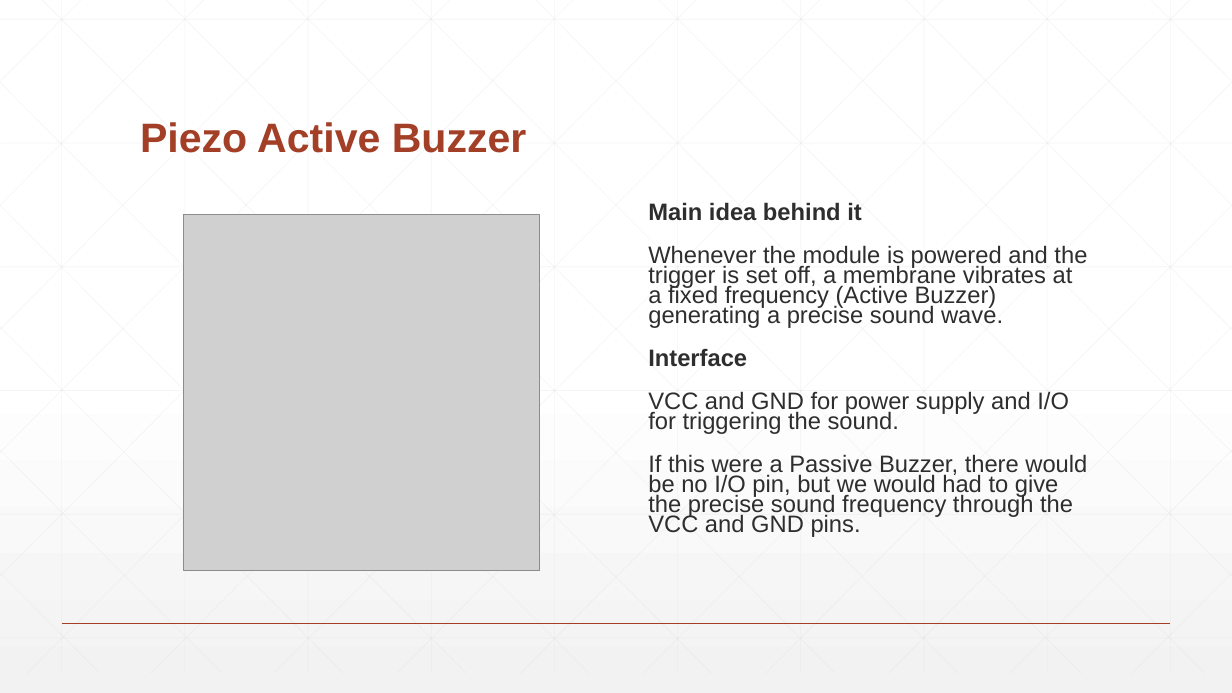
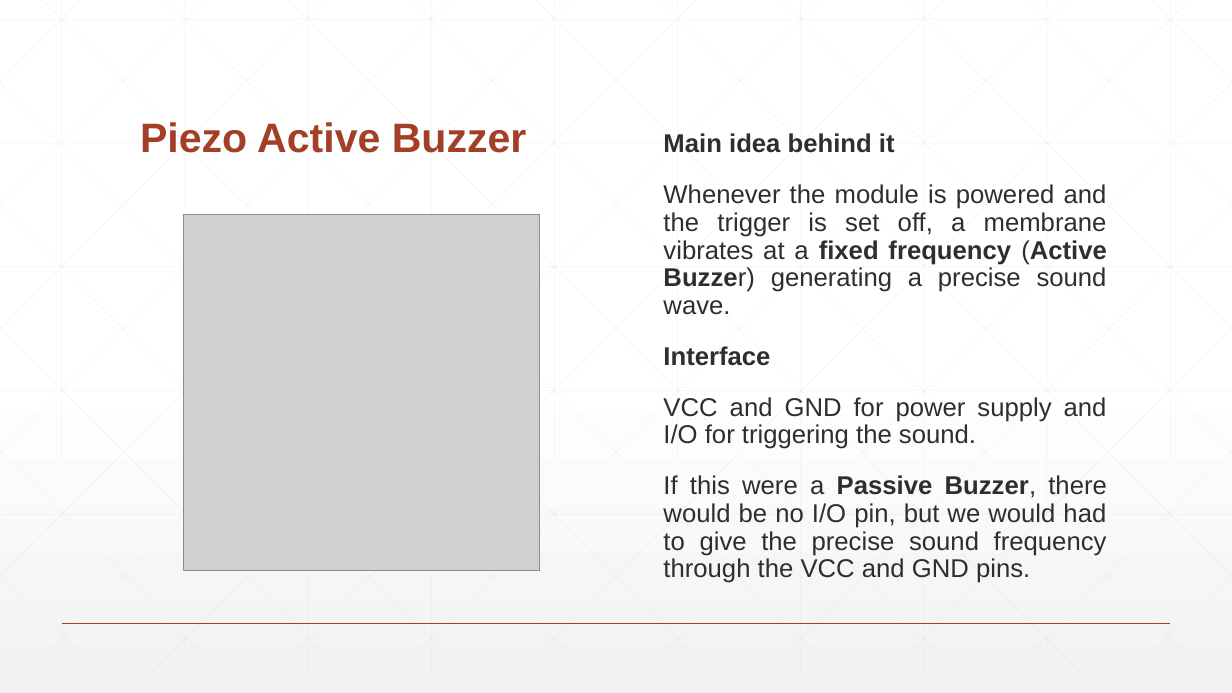
Before and after one commit to filippocastelli/uolli, a slide deck: slide 7 of Hardware_description.pptx. Drawn at 1232x693 pixels with LibreOffice and Linux fonts; fonts in the diff are those of the drawing; grey boxes stand for pictures. Boxes give left, top, right and bottom in pixels: in the first picture for what was removed or moved away, otherwise in the second. Text is boxed around its words. In the diff, an @@ line names an element or a change of style, - is before the commit and + after.

```diff
--- a/Hardware_description.pptx
+++ b/Hardware_description.pptx
@@ text "Main idea behind it": place and size @@
-text "Main idea behind it" at (648,202,1087,537)
+text "Main idea behind it" at (663,133,1107,583)
@@ text "Main idea behind it" at (663,133,1107,583): size 18.5 to 20 pt; bold on in "fixed frequency (Active Buzzer)", "Passive Buzzer,"; alignment left to justified; line spacing 0.7 to 0.9 @@
```
Also in this commit, not shown: 14 other slides changed.
